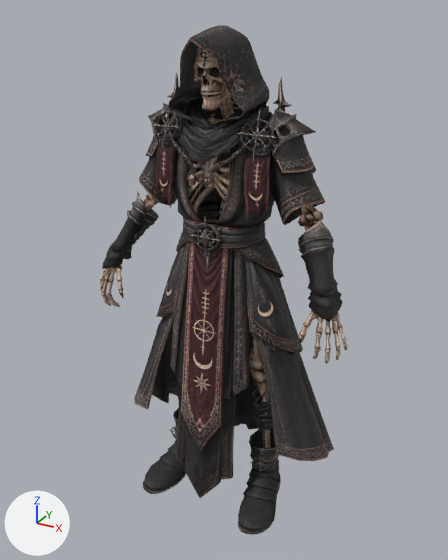
Before and after pictures for a commit that changed the FBX model skeletons/Assets/UndeadLegion/Models/SkeletonNecromancer/SK_SkeletonNecromancer.fbx.
Before and after are seen from a 50 mm lens placed at (0.976, -1.746, 1.767), pointed at (-0.014, 0.053, 0.867). The lights are fixed; the arrows at lower left show +X, +Y and +Z. The first picture is the older version. Where no turn or scale is listed for an object, it has been applied to the vertices.

Names of what the first picture shows: 'Body', 'Boot_L', 'Boot_R', 'Glove_L', 'Glove_R', 'Greave_L', 'Helm', 'Robe'.
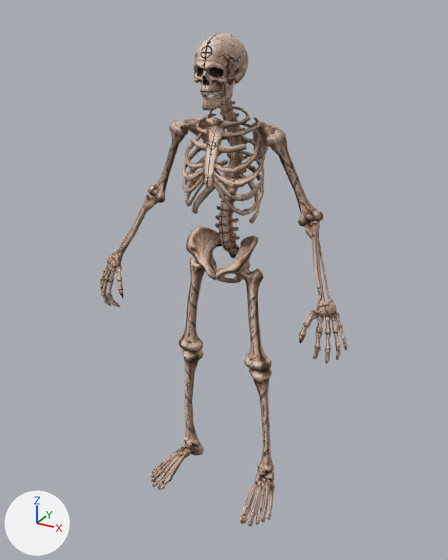
Boxes (x1, y1, x2, y2) around the edits, measured in the pictures (448 x 560 px):
'Robe', deleted: before (134, 73, 334, 498)
'Helm', deleted: before (168, 25, 269, 129)
'Boot_L', deleted: before (238, 426, 281, 535)
'Glove_L', deleted: before (298, 219, 343, 322)
'Glove_R', deleted: before (102, 193, 159, 269)
'Boot_R', deleted: before (143, 409, 186, 494)
'Greave_L', deleted: before (251, 388, 273, 432)
'Body', unchanged, uncovered by the edit: before (100, 47, 348, 448); after (100, 33, 348, 526)

What changed in the scene script:
```text
Remove ob_robe:
    ob_robe = bpy.data.objects.new('Robe', me_robe_001)
    ob_robe.location = (0.0, 0.0, 0.0)
Remove ob_glove_l:
    ob_glove_l = bpy.data.objects.new('Glove_L', me_glove_l_001)
    ob_glove_l.location = (0.0, 0.0, 0.0)
Remove ob_helm:
    ob_helm = bpy.data.objects.new('Helm', me_helm_001)
    ob_helm.location = (0.0, 0.0, 0.0)
Remove ob_glove_r:
    ob_glove_r = bpy.data.objects.new('Glove_R', me_glove_r_001)
    ob_glove_r.location = (0.0, 0.0, 0.0)
Remove ob_greave_l:
    ob_greave_l = bpy.data.objects.new('Greave_L', me_greave_l_001)
    ob_greave_l.location = (0.0, 0.0, 0.0)
Remove ob_boot_l:
    ob_boot_l = bpy.data.objects.new('Boot_L', me_boot_r_001)
    ob_boot_l.location = (0.0, 0.0, 0.0)
Remove ob_boot_r:
    ob_boot_r = bpy.data.objects.new('Boot_R', me_boot_r_003)
    ob_boot_r.location = (0.0, 0.0, 0.0)
```
